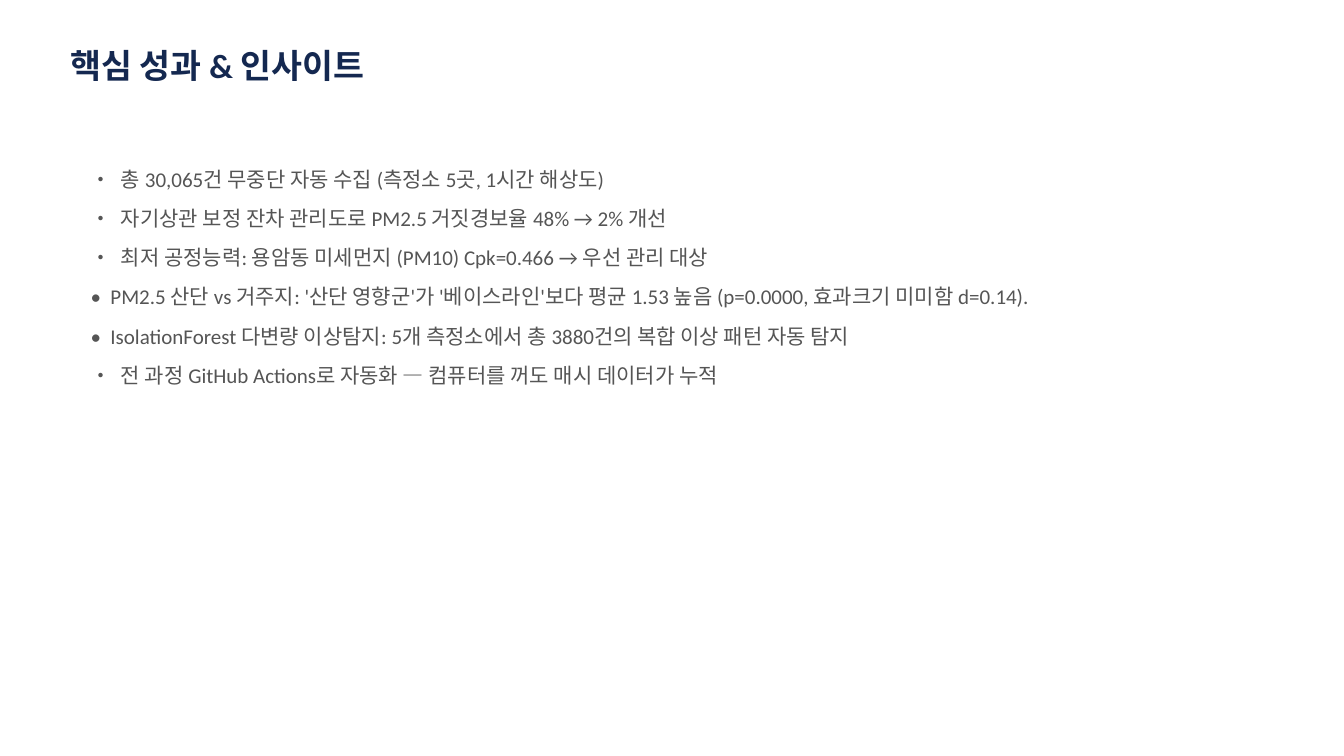
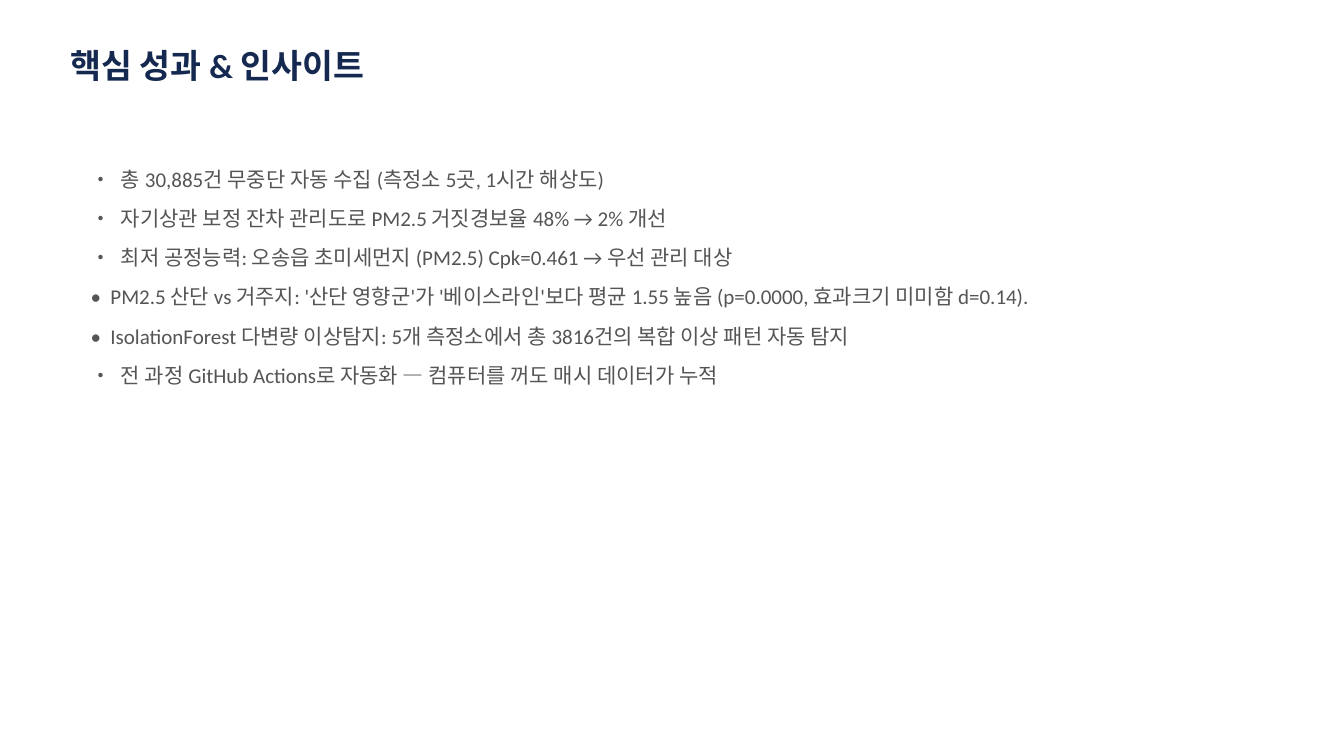
Before and after one commit to robinho0329/chungbuk-air-quality-monitor, a slide deck: slide 7 of reports/portfolio/latest.pptx. Drawn at 1344x756 pixels with LibreOffice and Linux fonts; fonts in the diff are those of the drawing. Boxes give left, top, right and bottom in pixels: in the first picture for what was removed or moved away, otherwise in the second. Text is boxed around its words. In the diff, an @@ line names an element or a change of style, - is before the commit and + after.

```diff
--- a/reports/portfolio/latest.pptx
+++ b/reports/portfolio/latest.pptx
@@ text at (121,169,604,190): text changed @@
-• 총 30,065건 무중단 자동 수집 (측정소 5곳, 1시간 해상도)
+• 총 30,885건 무중단 자동 수집 (측정소 5곳, 1시간 해상도)
@@ text at (110,247,1028,346): text changed @@
-• 최저 공정능력: 용암동 미세먼지 (PM10) Cpk=0.466 → 우선 관리 대상
-• PM2.5 산단 vs 거주지: '산단 영향군'가 '베이스라인'보다 평균 1.53 높음 (p=0.0000, 효과크기 미미함 d=0.14).
-• IsolationForest 다변량 이상탐지: 5개 측정소에서 총 3880건의 복합 이상 패턴 자동 탐지
+• 최저 공정능력: 오송읍 초미세먼지 (PM2.5) Cpk=0.461 → 우선 관리 대상
+• PM2.5 산단 vs 거주지: '산단 영향군'가 '베이스라인'보다 평균 1.55 높음 (p=0.0000, 효과크기 미미함 d=0.14).
+• IsolationForest 다변량 이상탐지: 5개 측정소에서 총 3816건의 복합 이상 패턴 자동 탐지
```
Also in this commit, not shown: 1 other slide changed, 1 other file.
